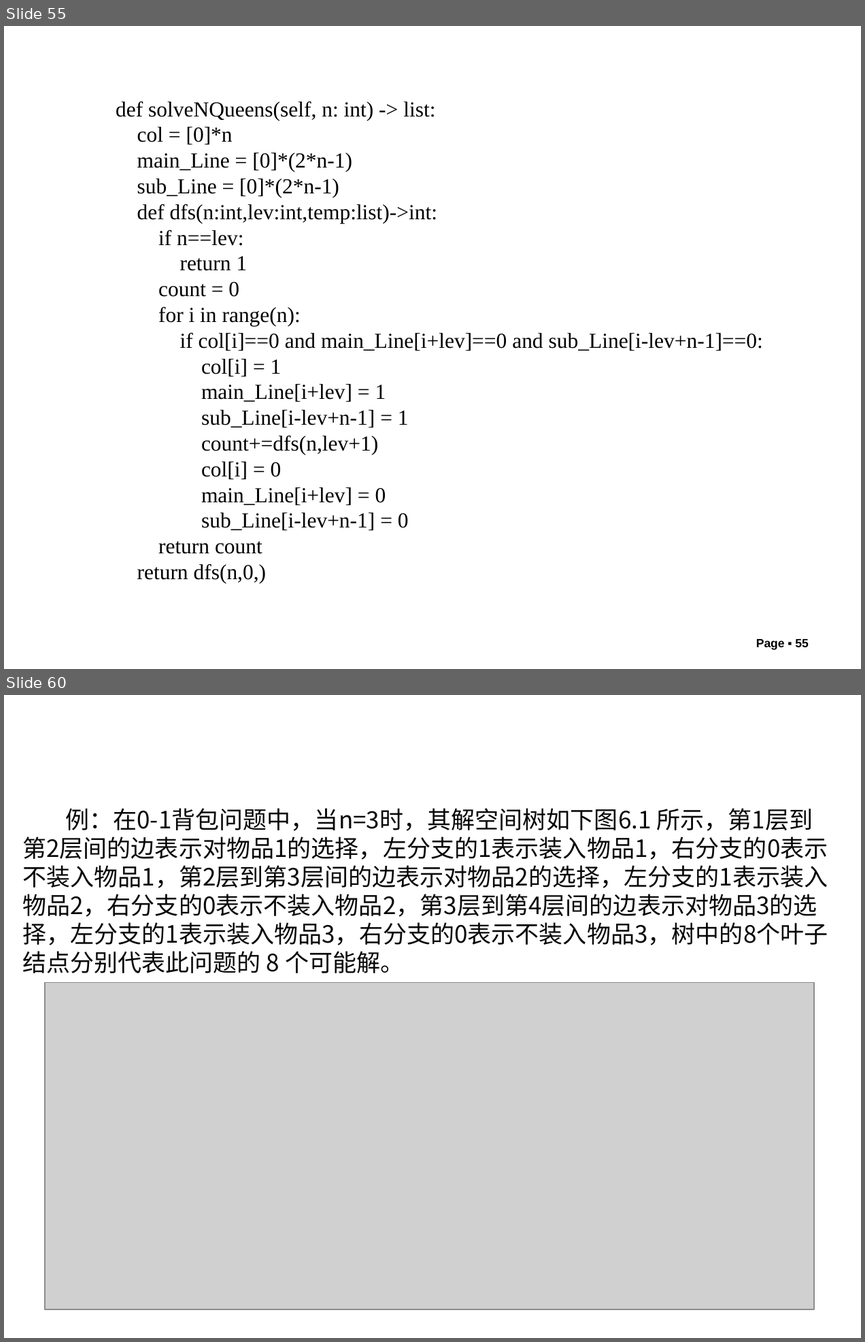
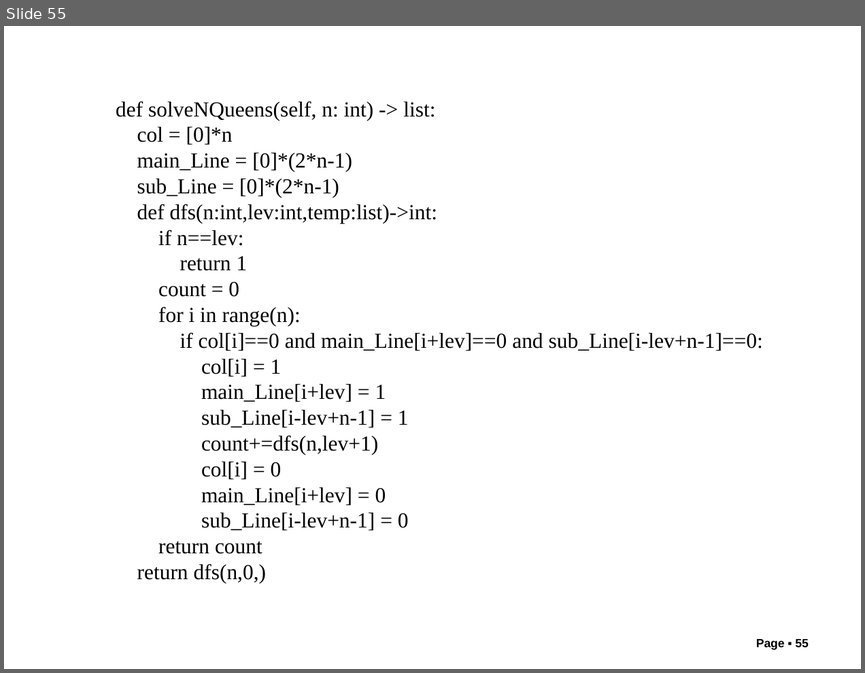
Before and after one commit to liutongling/DP, a slide deck: file/第6章 回朔法.pptx. Shown one above the other, each under a label of ours: slides 55 and 60 before the commit, slide 55 after it; the slides between them are not shown. The pictures are 865x1342 and 865x673 pixels, drawn with LibreOffice and Linux fonts; fonts in the diff are those of the drawing; grey boxes stand for pictures; background and template pictures are left out. Boxes give left, top, right and bottom in pixels: in the first picture for what was removed or moved away, otherwise in the second. Text is boxed around its words. In the diff, an @@ line names an element or a change of style, - is before the commit and + after.

```diff
--- a/file/第6章 回朔法.pptx
+++ b/file/第6章 回朔法.pptx
@@ slide 60 removed at (4,695,861,1338), background #FFFFFF @@
@@ text removed at (22,808,827,973) @@
-例：在0-1背包问题中，当n=3时，其解空间树如下图6.1 所示，第1层到第2层间的边表示对物品1的选择，左分支的1表示装入物品1，右分支的0表示不装入物品1，第2层到第3层间的边表示对物品2的选择，左分支的1表示装入物品2，右分支的0表示不装入物品2，第3层到第4层间的边表示对物品3的选择，左分支的1表示装入物品3，右分支的0表示不装入物品3，树中的8个叶子结点分别代表此问题的 8 个可能解。
@@ picture removed at (45,982,815,1309) @@
```
Also in this commit, not shown: 29 other slides removed, 5 other files.
